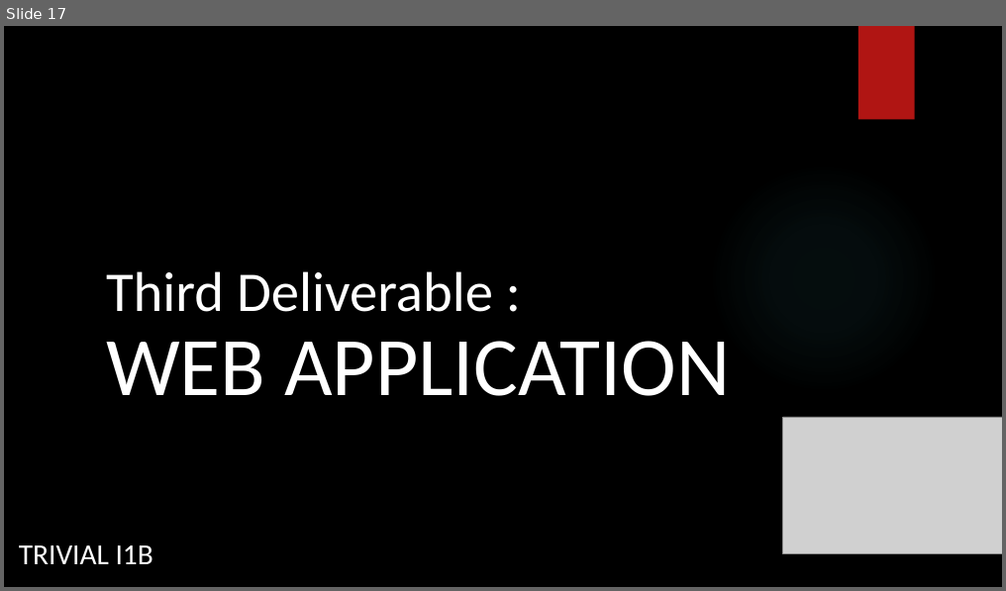
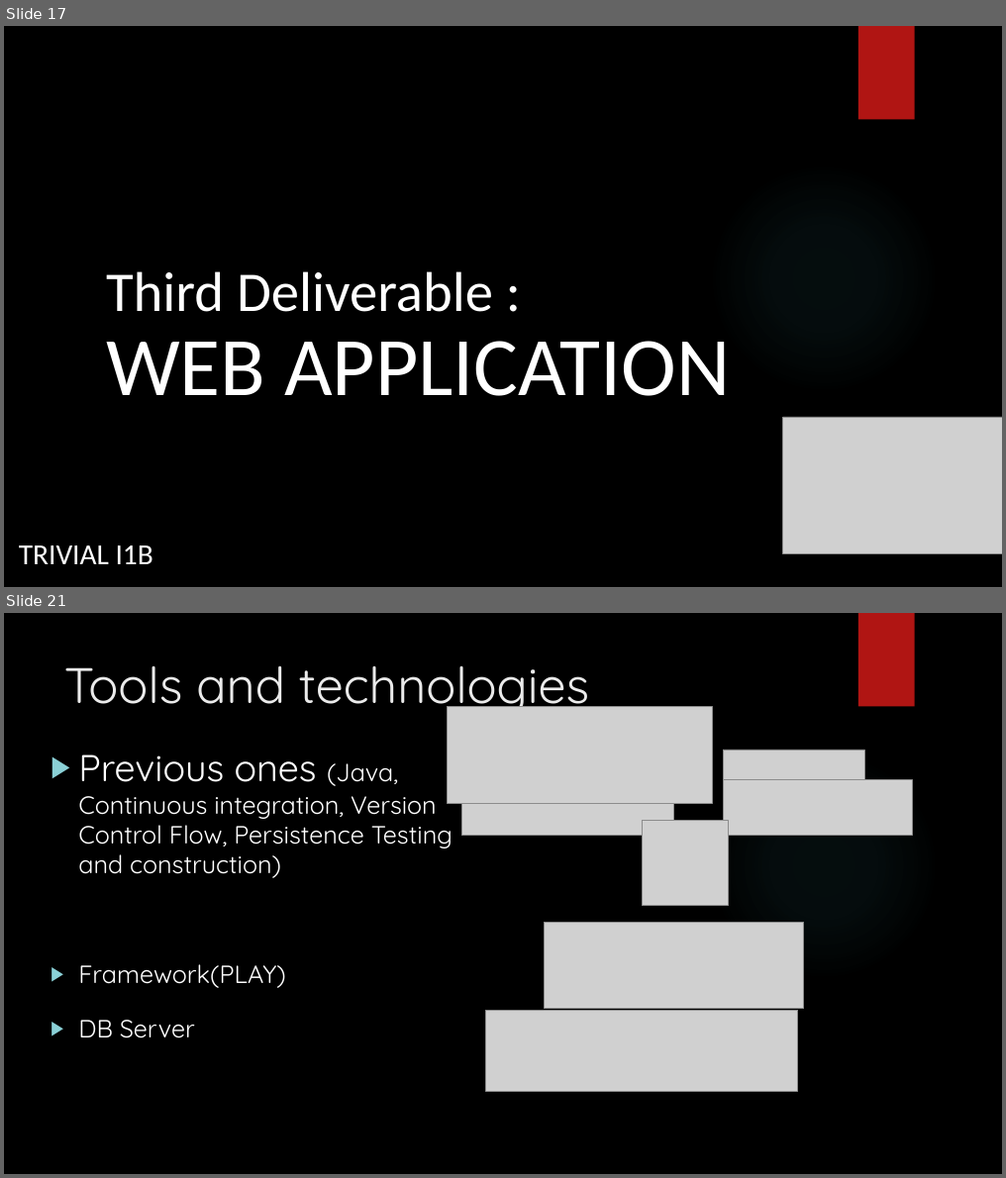
Before and after one commit to Arquisoft/Trivial_i1b, a slide deck: Documentation/Software Architecture.pptx. Shown one above the other, each under a label of ours: slide 17 before the commit, slides 17 and 21 after it; the slides between them are not shown. The pictures are 1006x591 and 1006x1178 pixels, drawn with LibreOffice and Linux fonts; fonts in the diff are those of the drawing; grey boxes stand for pictures; background and template pictures are left out. Boxes give left, top, right and bottom in pixels: in the first picture for what was removed or moved away, otherwise in the second. Text is boxed around its words. In the diff, an @@ line names an element or a change of style, - is before the commit and + after.

```diff
--- a/Documentation/Software Architecture.pptx
+++ b/Documentation/Software Architecture.pptx
@@ slide 21 added at (4,613,1002,1174), background picture (left out); not listed: 2 template elements that a slide beside it also shows @@
@@ title added at (64,665,589,717), 48 pt, text #EBEBEB @@
+Tools and technologies
@@ picture added at (448,707,712,803) @@
@@ text added at (78,755,452,1039), 24 pt, text #FFFFFF @@
+▶ Previous ones (Java, Continuous integration, Version Control Flow, Persistence Testing and construction)
+▶ Framework(PLAY)
+▶ DB Server
@@ picture added at (723,750,864,779) @@
@@ picture added at (461,786,673,836) @@
@@ picture added at (723,780,912,836) @@
@@ picture added at (642,820,728,906) @@
@@ picture added at (545,922,804,1009) @@
@@ picture added at (486,1011,798,1091) @@
```
Also in this commit, not shown: 1 slide changed, 12 other slides added, 6 slides removed, 1 other file.
